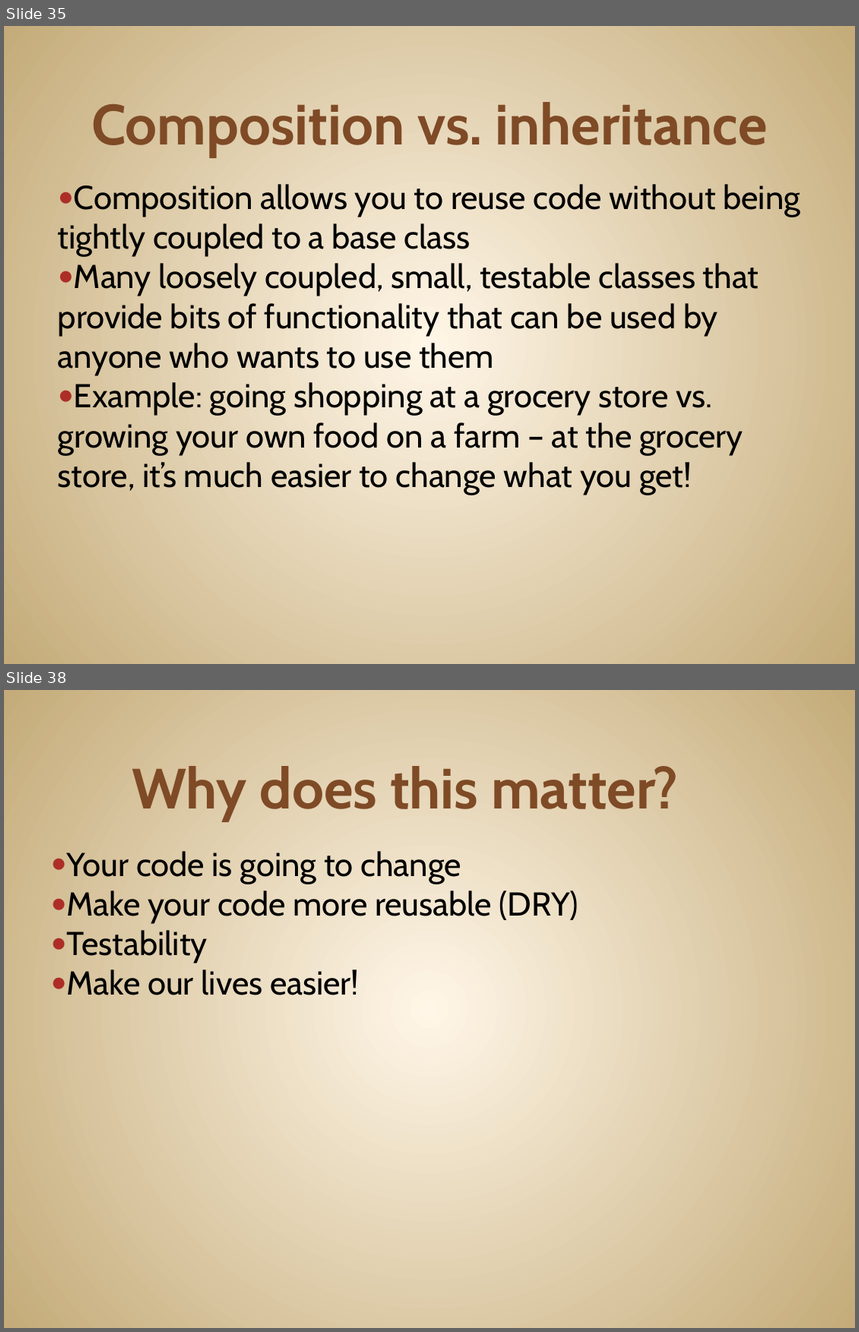
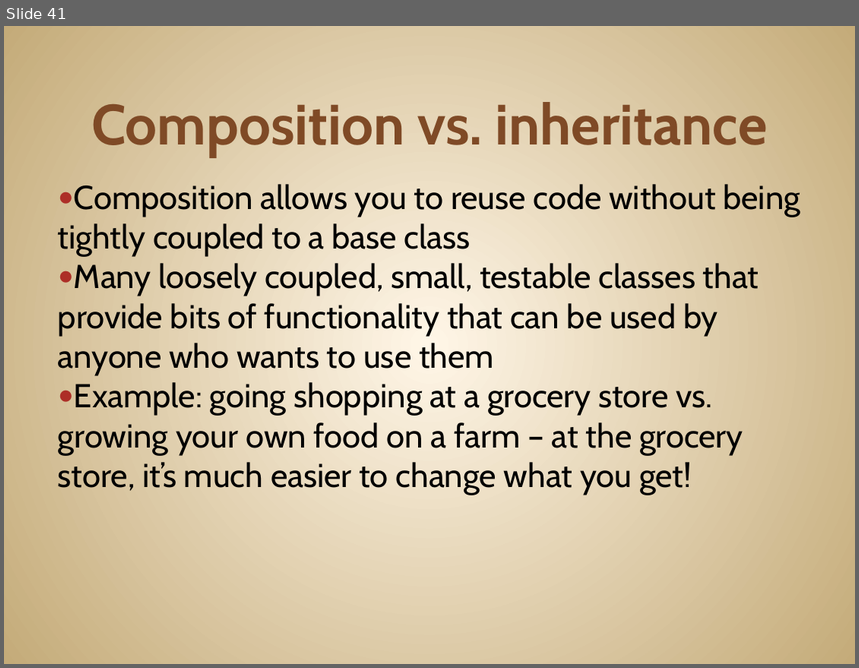
Before and after one commit to JonKruger/oop-solid-sample, a slide deck: slides/OOP-SOLID-CodeMash.pptx. Shown one above the other, each under a label of ours: slides 35 and 38 before the commit, slide 41 after it; the slides between them are not shown. The pictures are 859x1332 and 859x668 pixels, drawn with LibreOffice and Linux fonts; fonts in the diff are those of the drawing. Boxes give left, top, right and bottom in pixels: in the first picture for what was removed or moved away, otherwise in the second. Text is boxed around its words. In the diff, an @@ line names an element or a change of style, - is before the commit and + after.

```diff
--- a/slides/OOP-SOLID-CodeMash.pptx
+++ b/slides/OOP-SOLID-CodeMash.pptx
@@ slide 38 removed at (x1=4, y1=690, x2=855, y2=1328), background gradient #FFF7E8 to #C4AA7A @@
@@ title removed at (x1=132, y1=766, x2=678, y2=821) @@
-Why does this matter?
@@ text removed at (x1=67, y1=851, x2=579, y2=996) @@
-● Your code is going to change
-● Make your code more reusable (DRY)
-● Testability
-● Make our lives easier!
@@ what was slide 35 is now slide 41 @@
```
Also in this commit, not shown: 5 slides changed, 6 slides added, 4 other slides removed.
